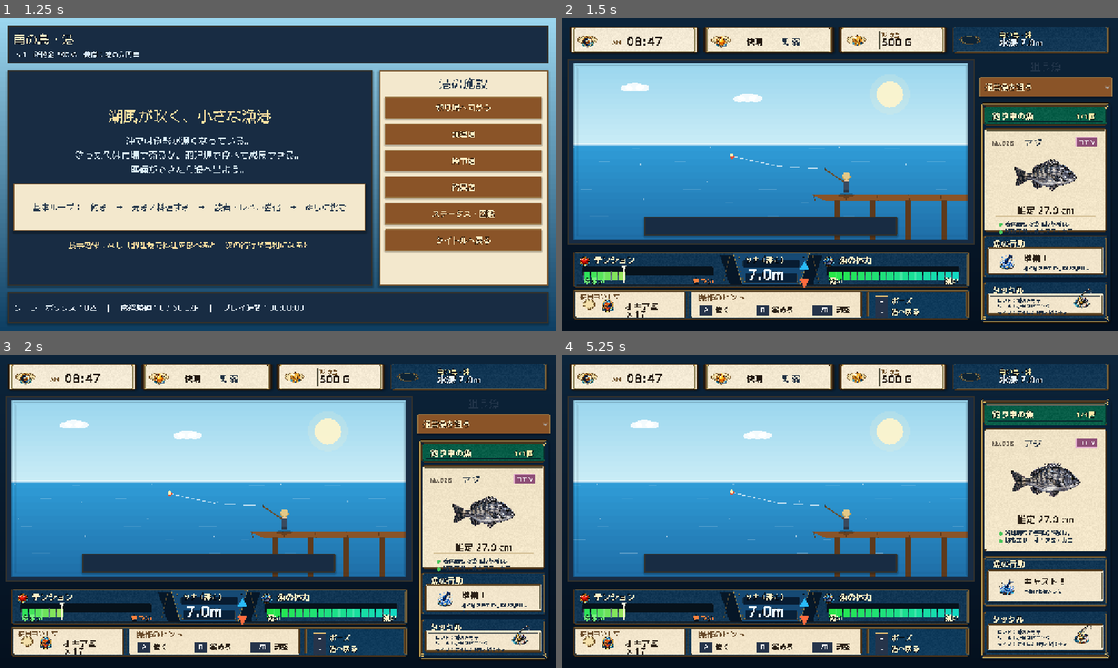
Above: before the commit, frames 1-4 (two rows, left to right).
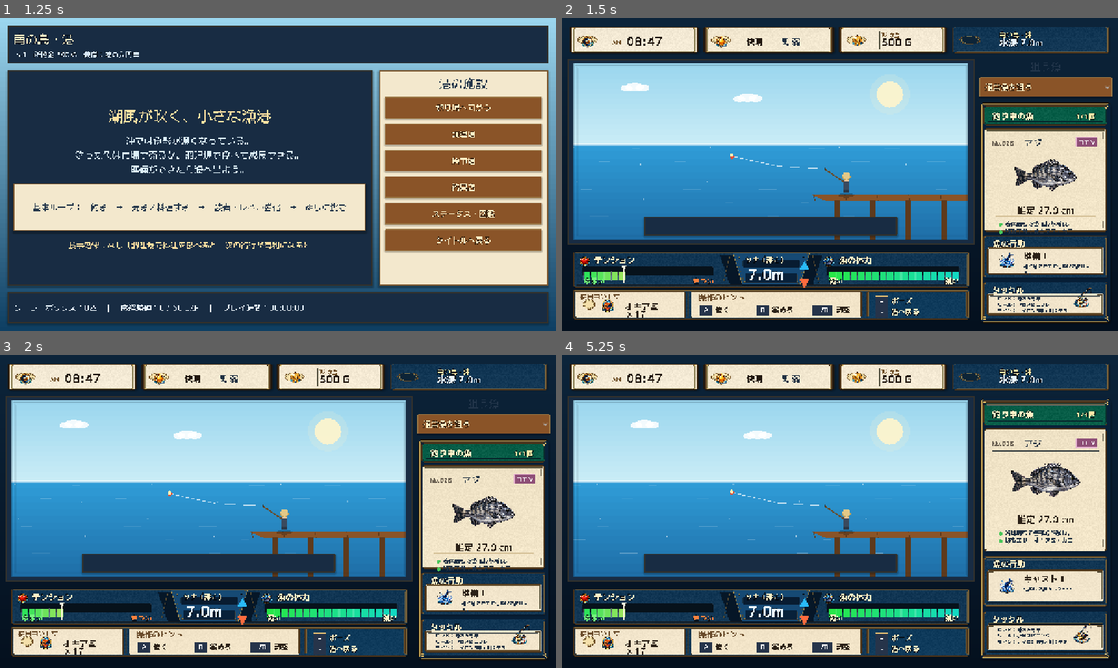
Above: after the commit, the same moments.

Repository: RYUKOU-OKUMURA/tsuri_quest_umi_mvp
Game: Godot game, scene res://scenes/main.tscn
Same seed, same stepped clock (60 frames per second), same inputs: the game is played once before the commit and once after it.
Inputs (mouse positions are in pixels of both pictures, inside the frame that each line leads up to):
- Up to frame 1 (1.25 s): click "ゲームを始める" at 0.5 s
- Up to frame 2 (1.5 s): click "釣り場へ向かう" at 1.25 s
- Up to frame 3 (2 s): no input
- Up to frame 4 (5.25 s): click "通常魚を狙う" at 2 s; click "通常魚を狙う" at 2.75 s; click "通常魚を狙う" at 3.5 s; tap Enter at 4.25 s; move the mouse to (773, 624) at 4.27 s; tap Shift at 4.35 s; click (773, 624) at 4.42 s; tap Space at 4.52, 5 s; move the mouse to (728, 527) at 5.02 s; tap E at 5.1 s; click (728, 527) at 5.17 s

Frame 1 is identical in both runs. In frame 2, 0.5% of the frame differs, in the area x 76-98%, y 36-96%; in frame 3, 0.5%; in frame 4, 0.7%, in the area x 76-98%, y 25-94%.

Commit message:
Refine fight sidebar card details

Diff:
--- a/src/ui/components/fight_sidebar.gd
+++ b/src/ui/components/fight_sidebar.gd
@@ -125,7 +125,7 @@
 	_draw_text(font, "魚の行動", rect.position + Vector2(16.0, 27.0), 18, Palette.TEXT_BONE, 3)
 	var body := Rect2(rect.position + Vector2(10.0, 33.0), rect.size - Vector2(20.0, 42.0))
 	if _sidebar_frame != null:
-		body = Rect2(rect.position + Vector2(14.0, rect.size.y * 0.34), rect.size - Vector2(28.0, rect.size.y * 0.40))
+		body = Rect2(rect.position + Vector2(14.0, rect.size.y * 0.29), rect.size - Vector2(28.0, rect.size.y * 0.37))
 	_draw_panel(body, Color("#f3e8cd"), Palette.WOOD_DARK, Palette.GOLD)
 	var action := "待機"
 	var message := "ラインを見ながら、テンションを保とう。"
@@ -143,7 +143,7 @@
 	_draw_text(font, "タックル", rect.position + Vector2(14.0, 26.0), 18, Palette.TEXT_BONE, 3)
 	var body := Rect2(rect.position + Vector2(10.0, 32.0), rect.size - Vector2(20.0, 38.0))
 	if _sidebar_frame != null:
-		body = Rect2(rect.position + Vector2(14.0, rect.size.y * 0.35), rect.size - Vector2(28.0, rect.size.y * 0.41))
+		body = Rect2(rect.position + Vector2(14.0, rect.size.y * 0.30), rect.size - Vector2(28.0, rect.size.y * 0.37))
 	_draw_panel(body, Palette.PARCHMENT, Palette.WOOD_DARK, Palette.GOLD)
 	var rod_name := String(trip_stats.get("rod_name", "港の入門竿"))
 	var text_width := body.size.x - (74.0 if _icons != null else 12.0)
Binary file changed: assets/showcase/underwater/sidebar_frame.png
Not shown, changed: design-qa.md
Not shown, changed: docs/11_underwater_fight_showcase.md
Not shown, changed: tools/generate_underwater_ui_frame_assets.py
